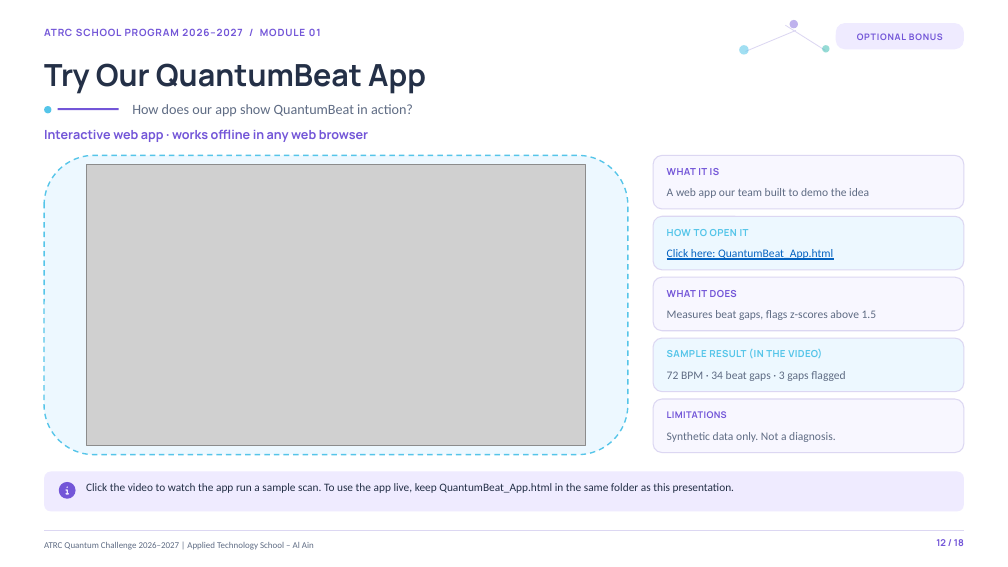
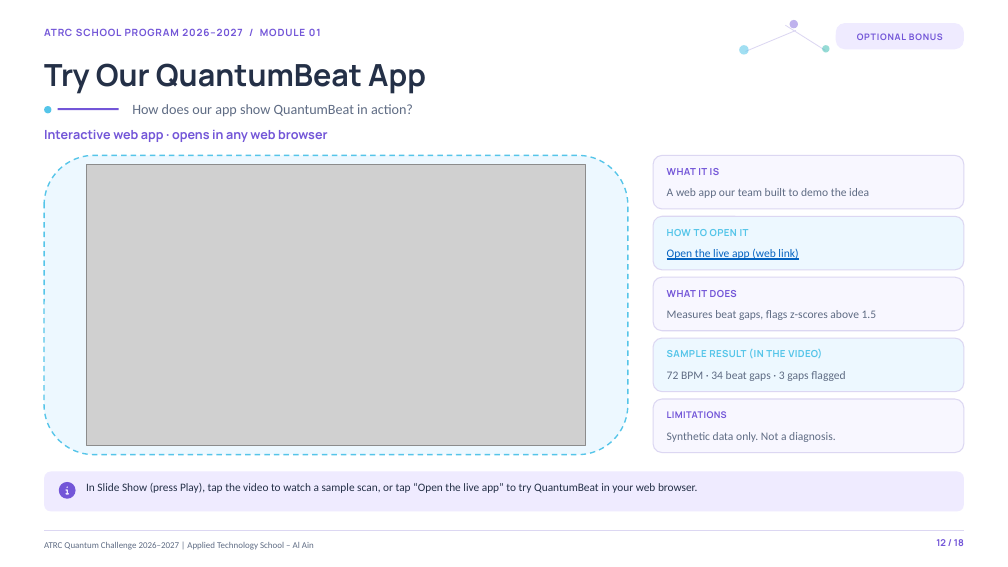
Before and after one commit to Ahmedpoowid/my-claw-sandbox, a slide deck: slide 12 of quantumbeat-deck/QuantumBeat_ATRC_Quantum_Challenge_2026-27.pptx. Drawn at 1008x567 pixels with LibreOffice and Linux fonts; fonts in the diff are those of the drawing; grey boxes stand for pictures. Boxes give left, top, right and bottom in pixels: in the first picture for what was removed or moved away, otherwise in the second. Text is boxed around its words. In the diff, an @@ line names an element or a change of style, - is before the commit and + after.

```diff
--- a/quantumbeat-deck/QuantumBeat_ATRC_Quantum_Challenge_2026-27.pptx
+++ b/quantumbeat-deck/QuantumBeat_ATRC_Quantum_Challenge_2026-27.pptx
@@ text at <box>44,130,327,142</box>: text changed @@
-Interactive web app · works offline in any web browser
+Interactive web app · opens in any web browser
@@ text at <box>667,248,798,261</box>: text changed @@
-Click here: QuantumBeat_App.html
+Open the live app (web link)
@@ text at <box>86,483,697,493</box>: text changed @@
-Click the video to watch the app run a sample scan. To use the app live, keep QuantumBeat_App.html in the same folder as this presentation.
+In Slide Show (press Play), tap the video to watch a sample scan, or tap “Open the live app” to try QuantumBeat in your web browser.
```
Also in this commit, not shown: 2 other files.
